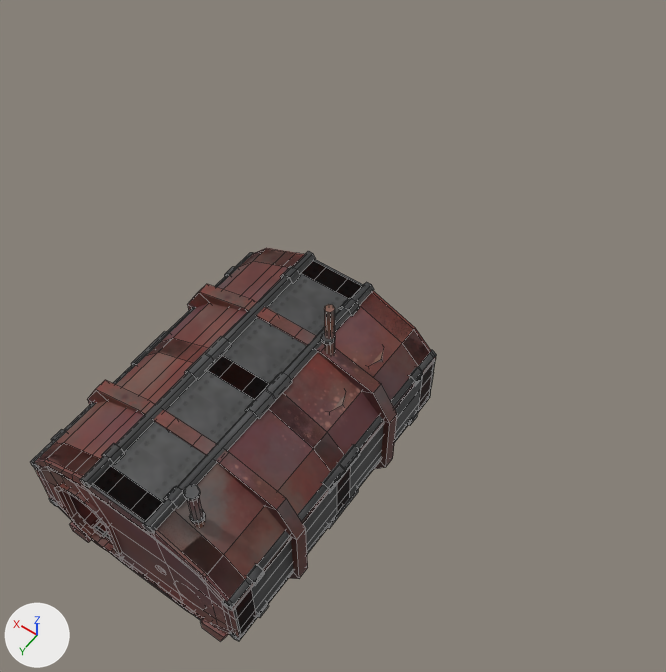
A saved change to the Blender file Blender/oxygenroom.blend.
Before and after are seen from a camera (50 mm lens) standing at (-9.0, 8.8, 20.9) and looking at (0.2, -4.0, 0.8). Arrows for +X, +Y and +Z are at lower left; the lights stay in place. The picture after the commit comes second. Mesh edges are drawn as thin lines.

Before the edit, the objects in view are built like this:
```python
me_cube_007 = bpy.data.meshes.new('Cube.007')
me_cube_007.from_pydata(...)  # 2332 vertices, 1954 faces; spans x -3.16..3.16, y -4.11..4.09, z -0.91..5.12
# faces by material slot: [125, 644, 666, 363, 156]
me_cube_007.materials.append(mat_material_001)  # picture img_wall_png_001
me_cube_007.materials.append(mat_material_002)  # picture img_bloody_rust_png_001
me_cube_007.materials.append(mat_material_003)  # picture img_metal_png_001
me_cube_007.materials.append(mat_material_004)  # picture img_matky_png
me_cube_007.materials.append(mat_material_005)  # picture img_wall3_png
ob_cube_014 = bpy.data.objects.new('Cube.014', me_cube_007)
ob_cube_014.location = (0.0, 0.0, 0.0)
```
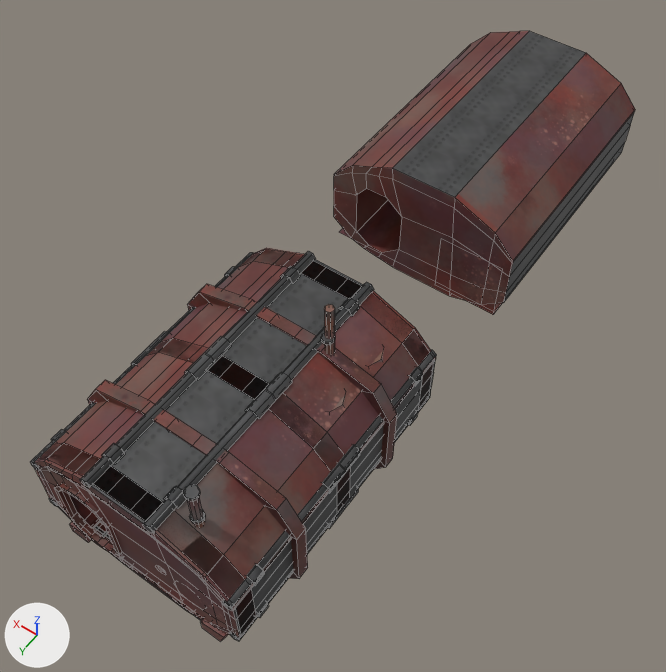
The newer file is also turned or shifted as a whole; pictures and numbers use the older file's frame.

Pixel boxes (x1, y1, x2, y2) of what changed, in the pictures (666 x 672 px):
'Cube.016', added
    after: (334, 31, 635, 315)
    faces in mat_material (picture img_wall_png_002): (334, 31, 635, 315)
    faces in mat_material_008 (picture img_matky_png_001): (393, 31, 634, 302)

The change, as a list of edits to the scene's bpy script:
```text
Add img_matky_png_001:
    img_matky_png_001 = load_image('matky.png.001', '../Models/Textures/matky.png', 1500, 1000, 'sRGB')
Add img_wall_png_002:
    img_wall_png_002 = load_image('wall.png.002', '../Models/Textures/wall.png', 1000, 500, 'sRGB')
Add mat_material_008:
    mat_material_008 = principled_material('Material.008')
    mat_material_008.texture = img_matky_png_001
Add mat_material:
    mat_material = principled_material('Material')
    mat_material.texture = img_wall_png_002
Add me_cube_009:
    me_cube_009.from_pydata(...)  # 92 vertices, 79 faces; spans x -3.0..3.0, y -4.26..4.0, z -0.34..3.56
    # faces by material slot: [72, 7]
    me_cube_009.materials.append(mat_material)  # picture img_wall_png_002
    me_cube_009.materials.append(mat_material_008)  # picture img_matky_png_001
Add ob_cube_016:
    ob_cube_016 = bpy.data.objects.new('Cube.016', me_cube_009)
    ob_cube_016.location = (0.0, -12.0, 0.0)
```
